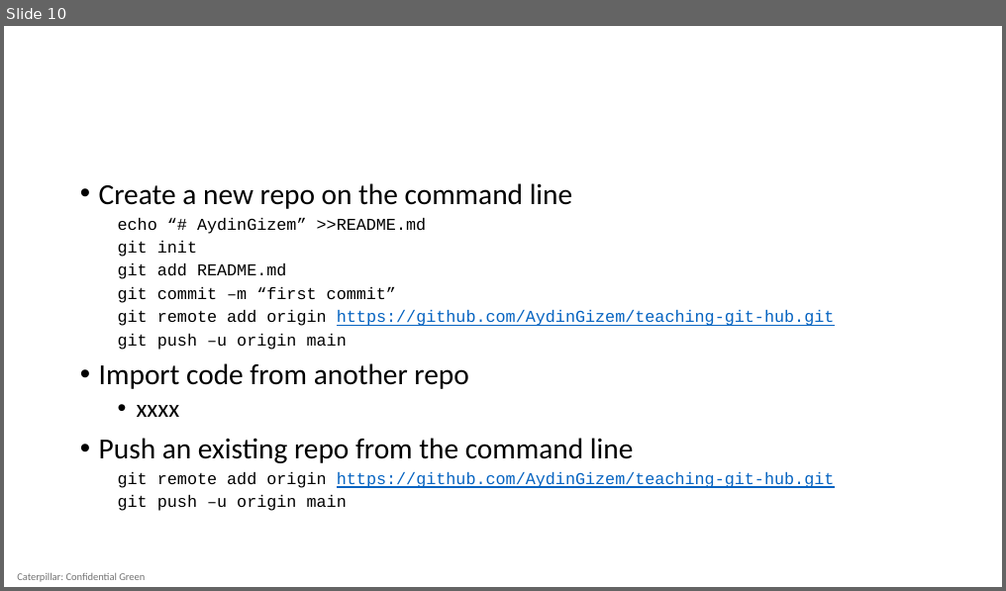
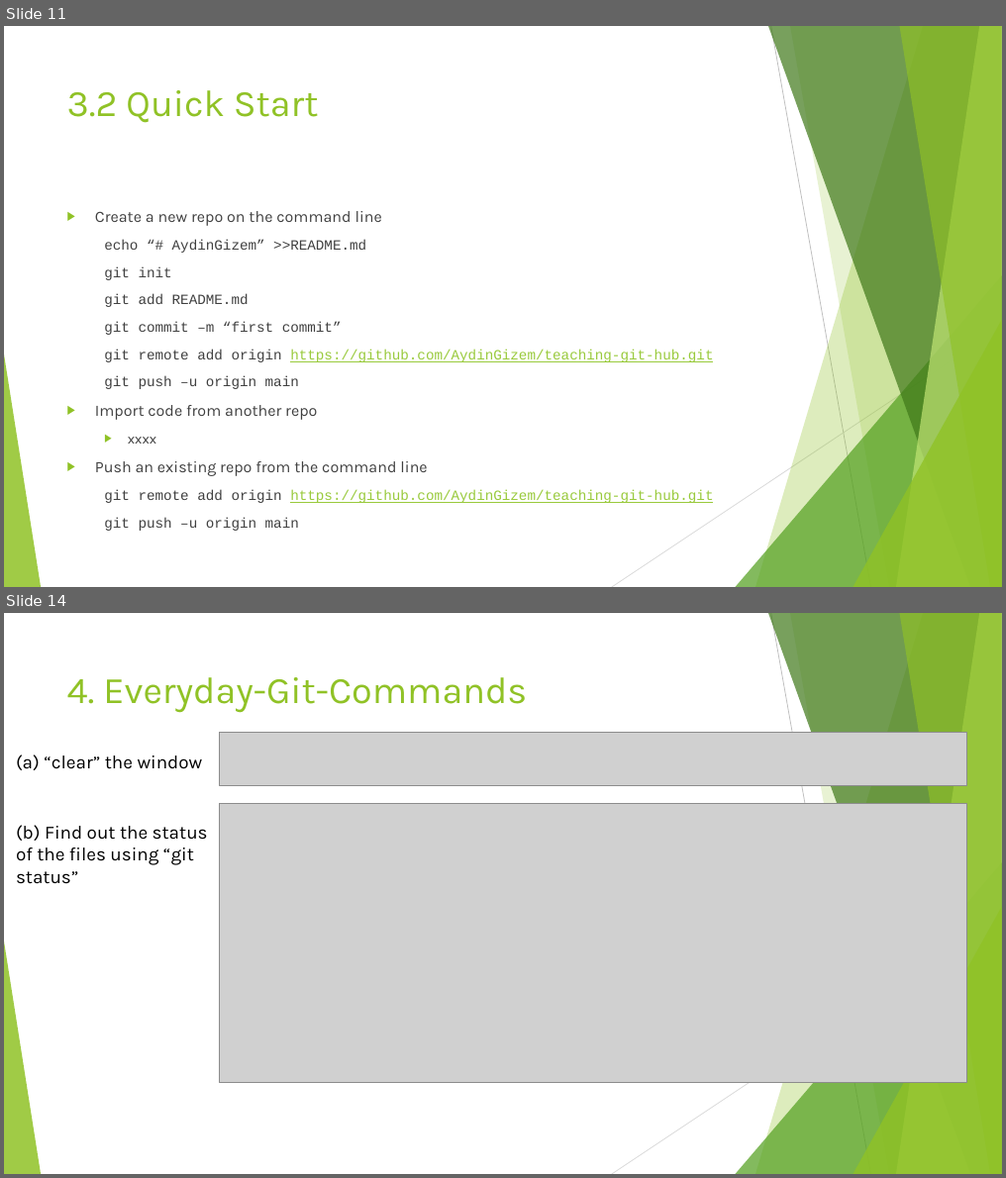
Before and after one commit to AydinGizem/teaching-github, a slide deck: GIT for beginners.pptx. Shown one above the other, each under a label of ours: slide 10 before the commit, slides 11 and 14 after it; the slides between them are not shown. The pictures are 1006x591 and 1006x1178 pixels, drawn with LibreOffice and Linux fonts; fonts in the diff are those of the drawing; grey boxes stand for pictures. Boxes give left, top, right and bottom in pixels: in the first picture for what was removed or moved away, otherwise in the second. Text is boxed around its words. In the diff, an @@ line names an element or a change of style, - is before the commit and + after.

```diff
--- a/GIT for beginners.pptx
+++ b/GIT for beginners.pptx
@@ slide 14 added at [4,613,1002,1174], background #FFFFFF; not listed: 10 template elements that a slide beside it also shows @@
@@ title added at [67,677,527,713], 36 pt, text #90C226 @@
+4. Everyday-Git-Commands
@@ text added at [16,755,203,770], 18 pt, text #000000 @@
+(a) “clear” the window
@@ picture added at [220,733,966,786] @@
@@ picture added at [220,803,966,1082] @@
@@ text added at [16,825,208,884], 18 pt, text #000000 @@
+(b) Find out the status of the files using “git status”
@@ what was slide 10 is now slide 11 @@
@@ slide 11 changed as well @@
@@ title added at [67,90,319,123], 36 pt, text #90C226 @@
+3.2 Quick Start
@@ text "Create a new repo on ...": place and size @@
-text "Create a new repo on ..." at [99,183,835,511]
+text "Create a new repo on ..." at [95,211,713,531]
@@ text "Create a new repo on ..." at [95,211,713,531]: size 28 to 15.3 pt in "Create a new repo on the command ...", "Import code from another repo", "Push an existing repo from the command ..."; font Calibri to Karla in "Create a new repo on the command ...", "Import code from another repo", "xxxx", "Push an existing repo from the command ..."; text colour #000000 to #404040 in "Create a new repo on the command ...", "echo “# AydinGizem” >>README.md", "git init", "git add README.md" and 8 more places; size 16 to 13.6 pt in "echo “# AydinGizem” >>README.md", "git init", "git add README.md", "git commit –m “first commit”" and 4 more places; text colour #0563C1 to #99CA3C in "https://github.com/AydinGizem/teaching-git-hub.git", "https://github.com/AydinGizem/teaching-git-hub.git"; size 24 to 13.6 pt in "xxxx"; bullet • to ▶; line spacing 0.9 to 1; more space between paragraphs @@
@@ group added at [4,26,1002,587]: 5 freeform shapes, 3 triangles, 2 lines @@
@@ text removed at [17,573,145,582] @@
-Caterpillar: Confidential Green
```
Also in this commit, not shown: 8 other slides changed, 7 other slides added, 2 slides removed, 1 other file.
